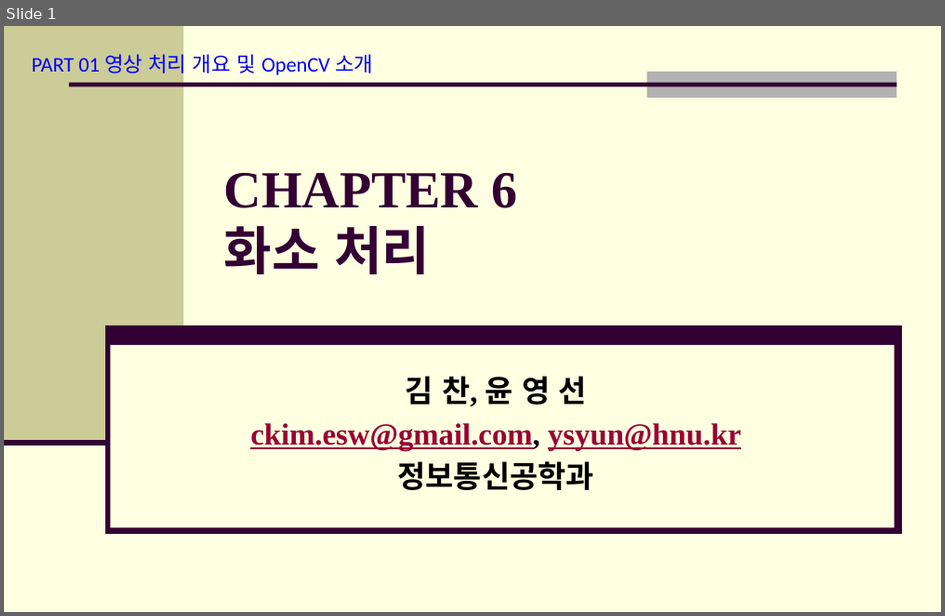
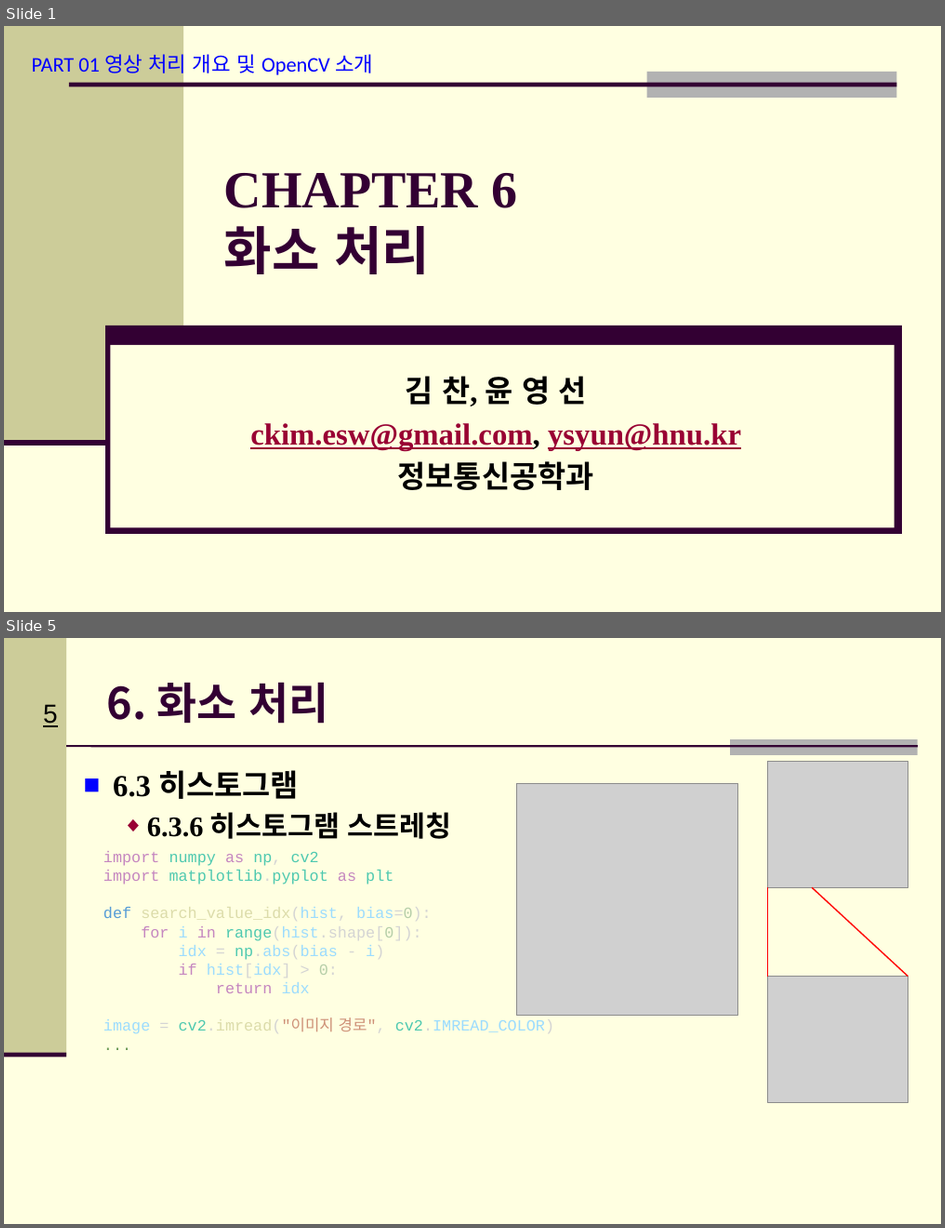
Before and after one commit to Hitbee-dev/OpenCV-Python, a slide deck: 2022-11-08/documents/CH_06 화소 처리.pptx. Shown one above the other, each under a label of ours: slide 1 before the commit, slides 1 and 5 after it; the slides between them are not shown. The pictures are 945x616 and 945x1228 pixels, drawn with LibreOffice and Linux fonts; fonts in the diff are those of the drawing; grey boxes stand for pictures; background and template pictures are left out. Boxes give left, top, right and bottom in pixels: in the first picture for what was removed or moved away, otherwise in the second. Text is boxed around its words. In the diff, an @@ line names an element or a change of style, - is before the commit and + after.

```diff
--- a/2022-11-08/documents/CH_06 화소 처리.pptx
+++ b/2022-11-08/documents/CH_06 화소 처리.pptx
@@ slide 5 added at [4,638,941,1224], background #FFFFE1 @@
@@ rectangle added at [4,638,67,1055], fill #CCCC99 @@
@@ title added at [107,682,329,724], 33.3 pt, text #330033, bold @@
+6. 화소 처리
@@ page number added at [43,704,58,727], 20 pt, text #000000, underline @@
+5
@@ line added from (67, 746) to (918, 746), #330033 1.5 pt @@
@@ rectangle added at [730,739,918,755], fill #B2B2B2 @@
@@ text added at [113,770,452,839], 21.7 pt, text #000000, bold @@
+■ 6.3 히스토그램
+  ◆ 6.3.6 히스토그램 스트레칭
@@ picture added at [768,762,909,888] @@
@@ picture added at [516,783,738,1015] @@
@@ text added at [104,851,555,1034], 12 pt, text #9CDCFE @@
+import numpy as np, cv2
+import matplotlib.pyplot as plt
+def search_value_idx(hist, bias=0):
+for i in range(hist.shape[0]):
+idx = np.abs(bias - i)
+if hist[idx] > 0:
+return idx
+image = cv2.imread("이미지 경로", cv2.IMREAD_COLOR)
+...
@@ line added from (768, 887) to (768, 977), #FF0000 1 pt @@
@@ line added from (812, 887) to (909, 977), #FF0000 1 pt @@
@@ picture added at [768,977,909,1103] @@
@@ line added from (4, 1055) to (67, 1055), #330033 3.5 pt @@
```
Also in this commit, not shown: 5 other slides added, 1 slide removed, 1 other file.
